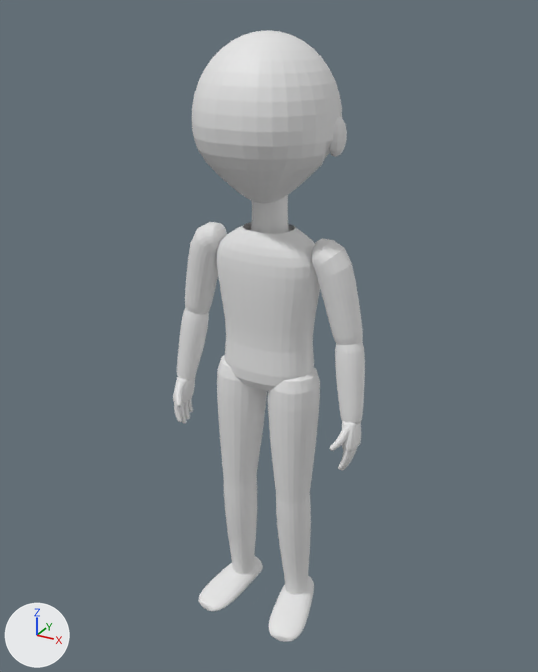
The glTF model models/base_m.glb, before and after one commit.
Rendered twice from a 50 mm lens placed at (0.984, -1.781, 1.906), pointed at (-0.011, 0.029, 1.001). The lights are fixed; the arrows at lower left show +X, +Y and +Z. The first picture is the older version.

In view in the first picture: 'armL1.skin.upperarmL.uarm', 'armL2.skin.forearmL.farm', 'armR1.skin.upperarmR.uarm', 'armR2.skin.forearmR.farm', 'body.skin.neck', 'body.skin.torso.torso', 'head.skin.earL', 'head.skin.head', 'legL.skin.footL.foot', 'legL.skin.shinL.shin', 'legL.skin.thighL.thigh', 'legR.skin.shinR.shin', 'legR.skin.thighR.thigh' and 11 more.
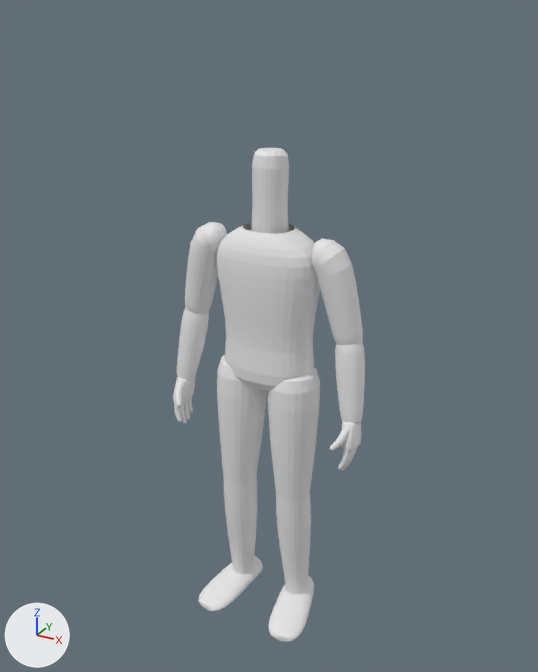
What differs and where, as boxes [x1, y1, x2, y2] in the pictures (538 x 672 px):
```json
{"object": "head.skin.head", "change": "deleted", "before": [192, 30, 342, 204]}
{"object": "head.skin.earL", "change": "deleted", "before": [328, 116, 347, 157]}
{"part": 1, "of": "me_neck", "change": "cut back", "before": [252, 195, 288, 233], "after": [252, 148, 289, 233]}
```

The change, as JSON lines over the scene's bpy script:
```json
{"block": "me_neck", "where": "# used by ob_body_skin_neck; location = (0.0, 0.0, 0.0)"}
{"op": "remove", "block": "me_neck", "code": "me_neck.from_pydata(...)  # 120 vertices, 192 faces; spans x -0.055..0.055, y -0.04..0.067, z 1.31..1.471"}
{"op": "add", "block": "me_neck", "code": "me_neck.from_pydata(...)  # 193 vertices, 360 faces; spans x -0.055..0.055, y -0.039..0.069, z 1.31..1.56"}
{"block": "me_neck", "change": "me_neck part 1"}
{"block": "me_neck", "change": "24 vertices are removed from x -0.052..0.052, y -0.04..0.064, z 1.469..1.471"}
{"block": "me_neck", "change": "48 faces are deleted"}
{"block": "me_neck", "change": "8 vertices in x -0.048..0.048, y -0.021..0.038, z 1.39 move by (0.0, 0.001, 0.0)"}
{"block": "me_neck", "change": "7 vertices in x -0.025..0.025, y 0.056..0.063, z 1.391..1.431 move by (0.0, 0.001, -0.002)"}
{"block": "me_neck", "change": "5 vertices in x -0.025..0.025, y -0.036..-0.029, z 1.389 move by (0.0, 0.001, 0.002)"}
{"block": "me_neck", "change": "5 vertices in x -0.035..0.035, y -0.037..-0.022, z 1.429 move by (0.0, 0.003, 0.002)"}
{"block": "me_neck", "change": "3 vertices in x 0.043..0.05, y 0.013..0.038, z 1.43 move by (-0.001, 0.002, 0.0)"}
{"block": "me_neck", "change": "3 vertices in x -0.05..-0.043, y 0.013..0.038, z 1.43 move by (0.001, 0.002, 0.0)"}
{"block": "me_neck", "change": "17 vertices move from x -0.05..0.05, y -0.037..0.065, z 1.35..1.431 to x -0.049..0.049, y -0.037..0.065, z 1.35..1.431"}
{"block": "me_neck", "change": "92 vertices are added at x -0.051..0.051, y -0.033..0.069, z 1.47..1.56"}
{"block": "me_neck", "change": "5 new vertices lie (0.0, 0.0, 0.042) away from vertices in x -0.035..0.035, y -0.037..-0.022, z 1.429"}
{"block": "me_neck", "change": "216 new faces join them"}
{"op": "remove", "block": "ob_head_skin_earl", "code": ["ob_head_skin_earl = bpy.data.objects.new('head.skin.earL', me_earl)", "ob_head_skin_earl.location = (0.0, 0.0, 0.0)"]}
{"op": "remove", "block": "ob_head_skin_head", "code": ["ob_head_skin_head = bpy.data.objects.new('head.skin.head', me_head)", "ob_head_skin_head.location = (0.0, 0.0, 0.0)"]}
```
